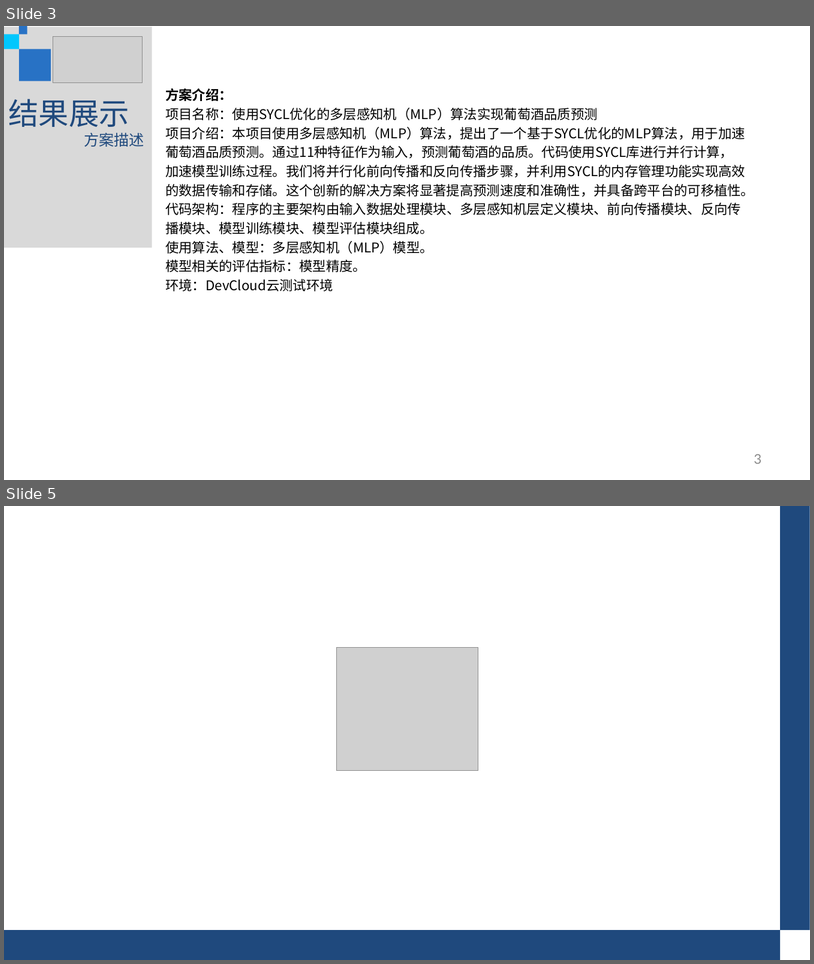
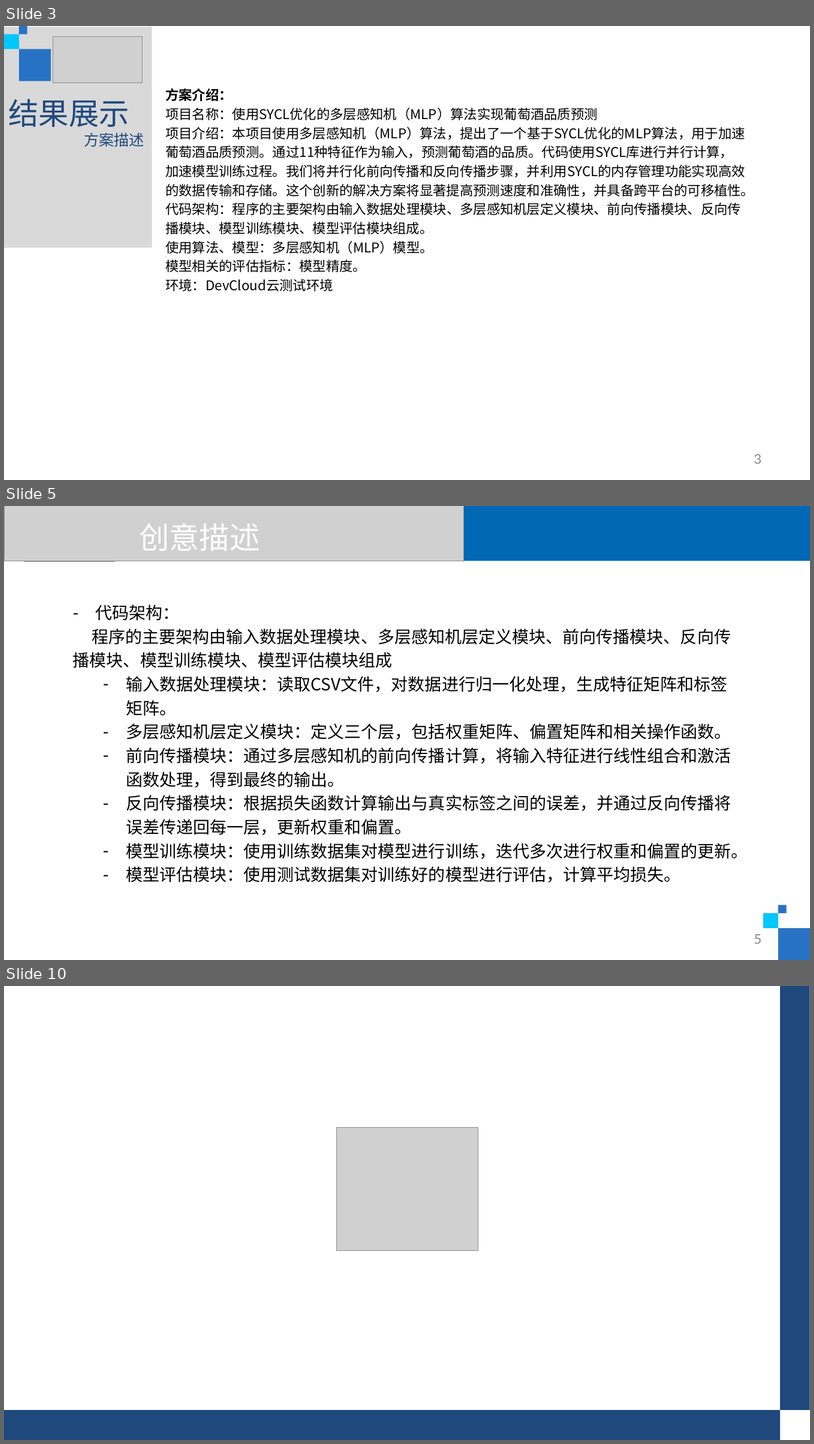
Before and after one commit to HJLQZ/a-simple-sycl-project, a slide deck: Final-Campus.pptx. Shown one above the other, each under a label of ours: slides 3 and 5 before the commit, slides 3, 5 and 10 after it; the slides between them are not shown. The pictures are 814x964 and 814x1444 pixels, drawn with LibreOffice and Linux fonts; fonts in the diff are those of the drawing; grey boxes stand for pictures; background and template pictures are left out. Boxes give left, top, right and bottom in pixels: in the first picture for what was removed or moved away, otherwise in the second. Text is boxed around its words. In the diff, an @@ line names an element or a change of style, - is before the commit and + after.

```diff
--- a/Final-Campus.pptx
+++ b/Final-Campus.pptx
@@ slide 5 added at (4, 506, 810, 960), background #FFFFFF @@
@@ rectangle added at (4, 506, 810, 561), fill #0068B5 @@
@@ picture added at (4, 506, 464, 561) @@
@@ picture added at (24, 516, 114, 562) @@
@@ text added at (139, 523, 260, 551), 36 pt, text #FFFFFF @@
+创意描述
@@ text added at (73, 604, 749, 882), 20 pt, text #000000 @@
+– 代码架构：
+程序的主要架构由输入数据处理模块、多层感知机层定义模块、前向传播模块、反向传播模块、模型训练模块、模型评估模块组成
+  – 输入数据处理模块：读取CSV文件，对数据进行归一化处理，生成特征矩阵和标签矩阵。
+  – 多层感知机层定义模块：定义三个层，包括权重矩阵、偏置矩阵和相关操作函数。
+  – 前向传播模块：通过多层感知机的前向传播计算，将输入特征进行线性组合和激活函数处理，得到最终的输出。
+  – 反向传播模块：根据损失函数计算输出与真实标签之间的误差，并通过反向传播将误差传递回每一层，更新权重和偏置。
+  – 模型训练模块：使用训练数据集对模型进行训练，迭代多次进行权重和偏置的更新。
+  – 模型评估模块：使用测试数据集对训练好的模型进行评估，计算平均损失。
@@ rectangle added at (764, 913, 779, 928), fill #00C7FD @@
@@ rectangle added at (779, 904, 787, 913), fill #2872C5 @@
@@ page number added at (754, 934, 762, 943), 16 pt, text #8C8C8C @@
+5
@@ rectangle added at (779, 928, 810, 960), fill #2872C5 @@
@@ what was slide 5 is now slide 10 @@
```
Also in this commit, not shown: 1 slide changed, 4 other slides added.
